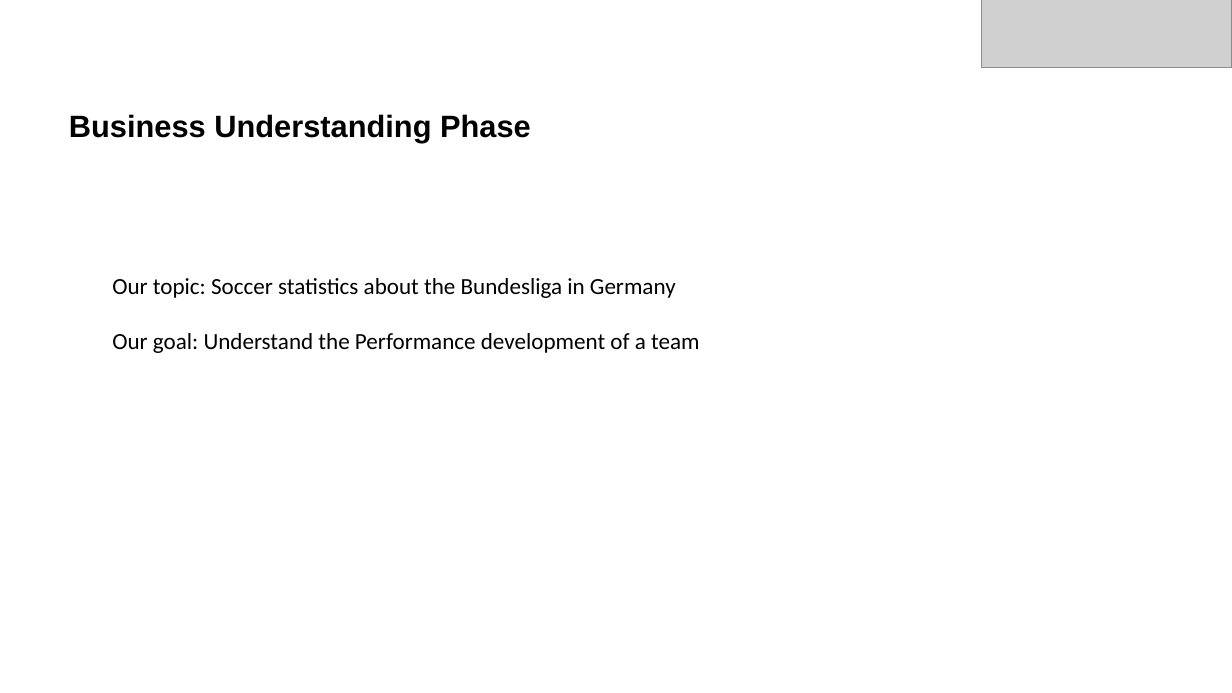
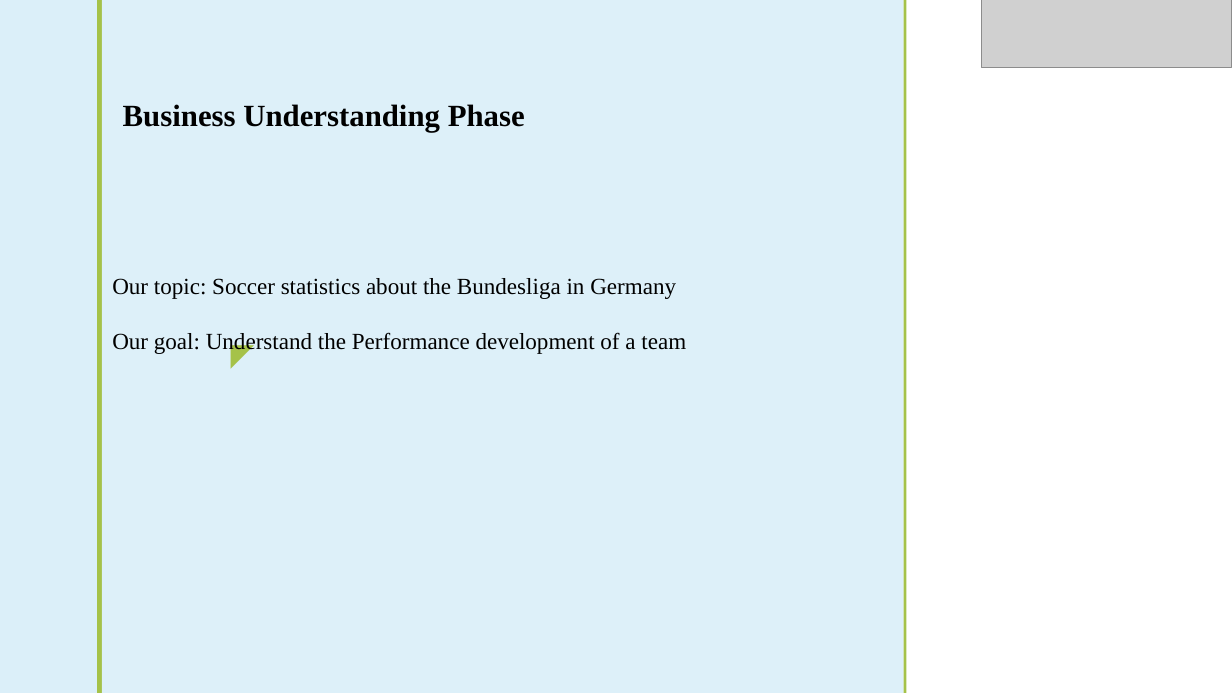
Before and after one commit to turoprophet/DAWA_DWH, a slide deck: slide 5 of DAWA.pptx. Drawn at 1232x693 pixels with LibreOffice and Linux fonts; fonts in the diff are those of the drawing; grey boxes stand for pictures; background and template pictures are left out. Boxes give left, top, right and bottom in pixels: in the first picture for what was removed or moved away, otherwise in the second. Text is boxed around its words. In the diff, an @@ line names an element or a change of style, - is before the commit and + after.

Commit message:
style changed
my text put inside

```diff
--- a/DAWA.pptx
+++ b/DAWA.pptx
@@ rectangle added at (x1=0, y1=0, x2=97, y2=693), fill #DBEFF9 @@
@@ rectangle added at (x1=97, y1=0, x2=102, y2=693), fill #A5C249 @@
@@ rectangle added at (x1=102, y1=0, x2=904, y2=693), fill #DBEFF9 at 92% opacity @@
@@ rectangle added at (x1=904, y1=0, x2=907, y2=693), fill #A5C249 @@
@@ title "Business Understanding Phase" moved from (x1=69, y1=114, x2=531, y2=143) to (x1=123, y1=104, x2=525, y2=132) @@
@@ title "Business Understanding Phase" at (x1=123, y1=104, x2=525, y2=132): font Arial to Times New Roman; alignment centre to right; vertical alignment bottom to top @@
@@ text "Our topic: Soccer statistics about ..." at (x1=112, y1=278, x2=686, y2=355): font Calibri to Times New Roman @@
@@ text added at (x1=222, y1=330, x2=263, y2=376), 24 pt, text #A5C249 @@
+◤
```
Also in this commit, not shown: 10 other slides changed.
